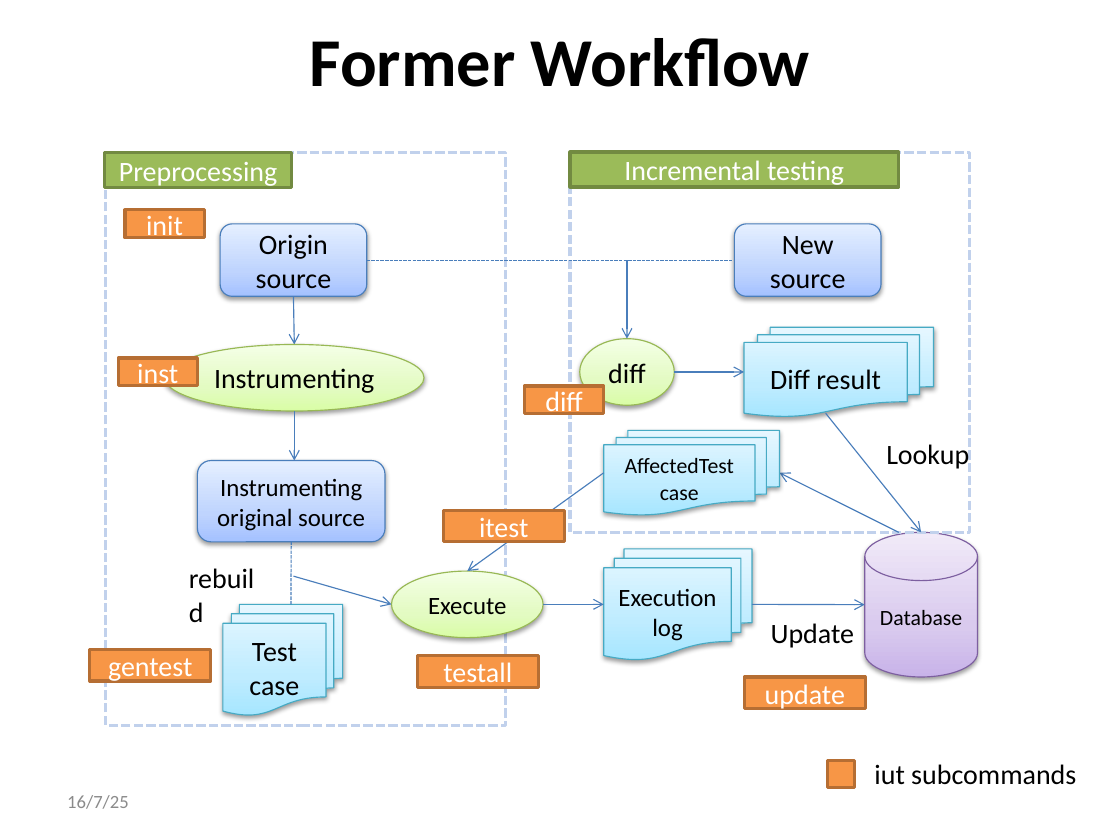
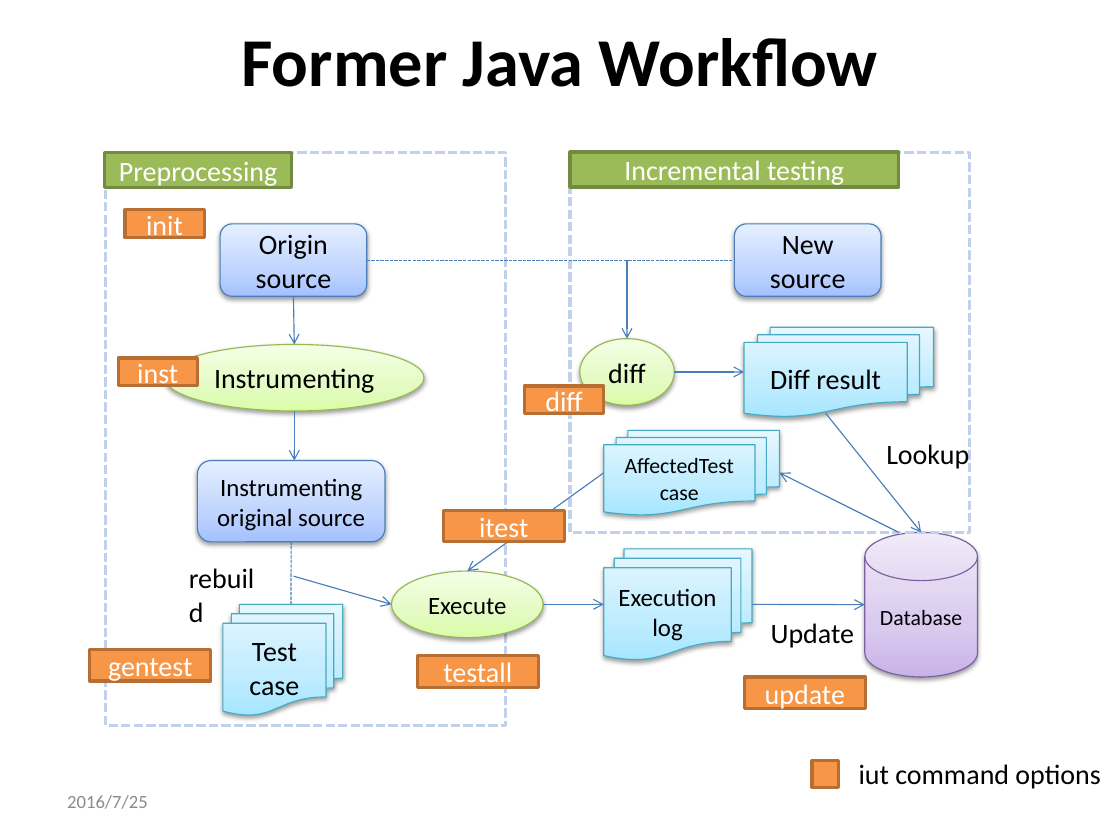
Before and after one commit to qwordy/IUT, a slide deck: slide 24 of doc/Final Presentation/Incremental_Unit_Testing-20160725-v2.pptx. Drawn at 1120x840 pixels with LibreOffice and Linux fonts; fonts in the diff are those of the drawing. Boxes give left, top, right and bottom in pixels: in the first picture for what was removed or moved away, otherwise in the second. Text is boxed around its words. In the diff, an @@ line names an element or a change of style, - is before the commit and + after.

```diff
--- a/doc/Final Presentation/Incremental_Unit_Testing-20160725-v2.pptx
+++ b/doc/Final Presentation/Incremental_Unit_Testing-20160725-v2.pptx
@@ title at (x1=241, y1=38, x2=878, y2=87): text changed @@
-Former Workflow
+Former Java Workflow
@@ rectangle moved from (x1=828, y1=760, x2=855, y2=787) to (x1=812, y1=760, x2=839, y2=787) @@
@@ text at (x1=859, y1=764, x2=1100, y2=789): text changed @@
-iut subcommands
+iut command options
@@ text at (x1=67, y1=795, x2=148, y2=809): text changed @@
-16/7/25
+2016/7/25
```
Also in this commit, not shown: 29 other slides changed, 2 slides added, 2 slides removed.
